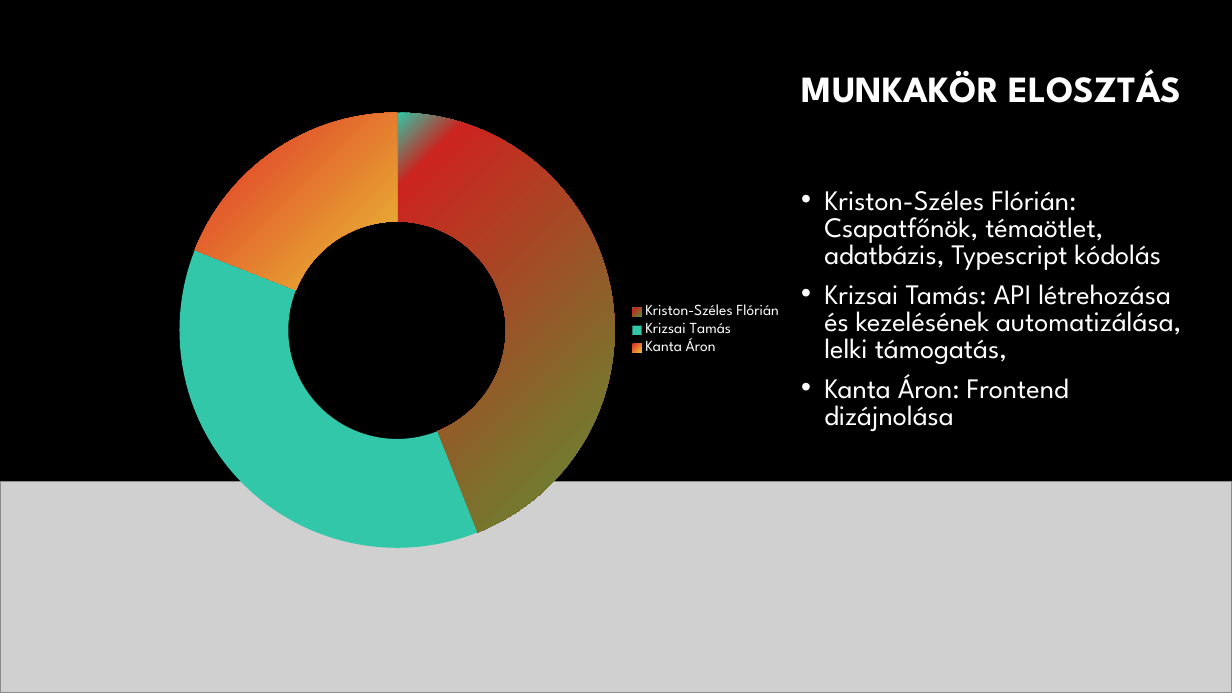
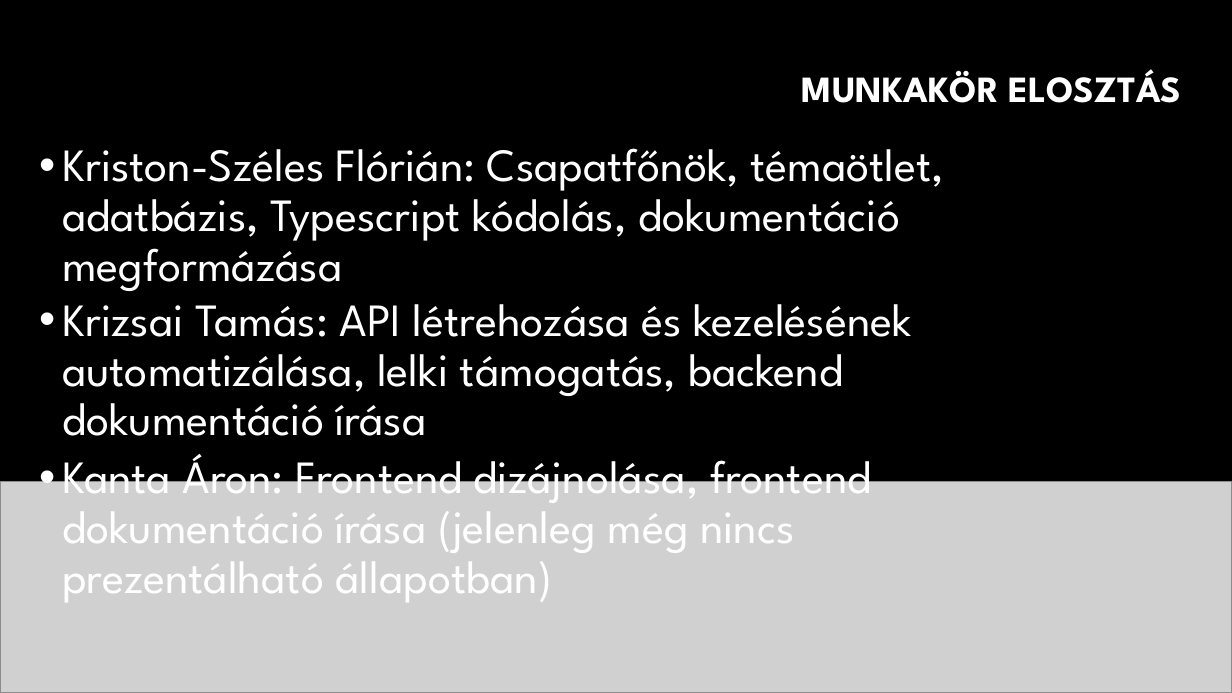
Before and after one commit to kristonflorian/Csoportos-feladat, a slide deck: slide 3 of Documentation/REPONT PRESENTÁCIÓ 2035. 03. 28..pptx. Drawn at 1232x693 pixels with LibreOffice and Linux fonts; fonts in the diff are those of the drawing; grey boxes stand for pictures; background and template pictures are left out. Boxes give left, top, right and bottom in pixels: in the first picture for what was removed or moved away, otherwise in the second. Text is boxed around its words. In the diff, an @@ line names an element or a change of style, - is before the commit and + after.

Commit message:
finished presentation, finally got a name for the group, and finished tests on the frontend

```diff
--- a/Documentation/REPONT PRESENTÁCIÓ 2035. 03. 28..pptx
+++ b/Documentation/REPONT PRESENTÁCIÓ 2035. 03. 28..pptx
@@ doughnut chart removed at (166,85,792,576) @@
-categories: Kriston-Széles Flórián, Krizsai Tamás, Kanta Áron
-Series 1: 44, 37, 19
@@ text at (62,148,945,291): text changed; size 22 to 36 pt @@
-• Kriston-Széles Flórián: Csapatfőnök, témaötlet, adatbázis, Typescript kódolás
-• Krizsai Tamás: API létrehozása és kezelésének automatizálása, lelki támogatás,
-• Kanta Áron: Frontend dizájnolása
+• Kriston-Széles Flórián: Csapatfőnök, témaötlet, adatbázis, Typescript kódolás, dokumentáció megformázása
@@ text added at (62,289,911,436), 36 pt, text #FFFFFF @@
+• Krizsai Tamás: API létrehozása és kezelésének automatizálása, lelki támogatás, backend dokumentáció írása
@@ text added at (62,447,871,602), 36 pt, text #FFFFFF @@
+• Kanta Áron: Frontend dizájnolása, frontend dokumentáció írása (jelenleg még nincs prezentálható állapotban)
```
Also in this commit, not shown: 2 other slides changed, 2 slides added, 2 other files.
